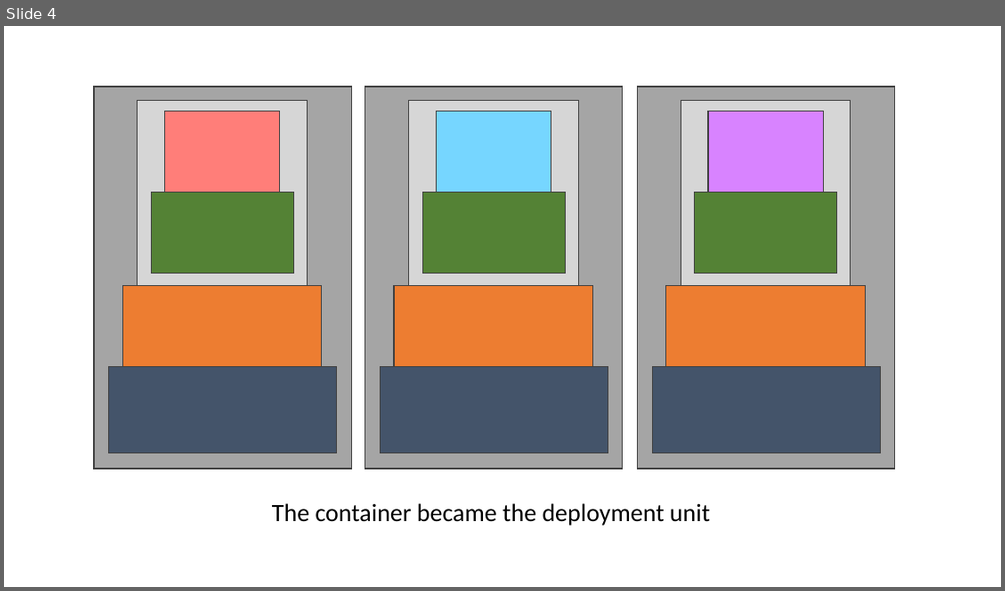
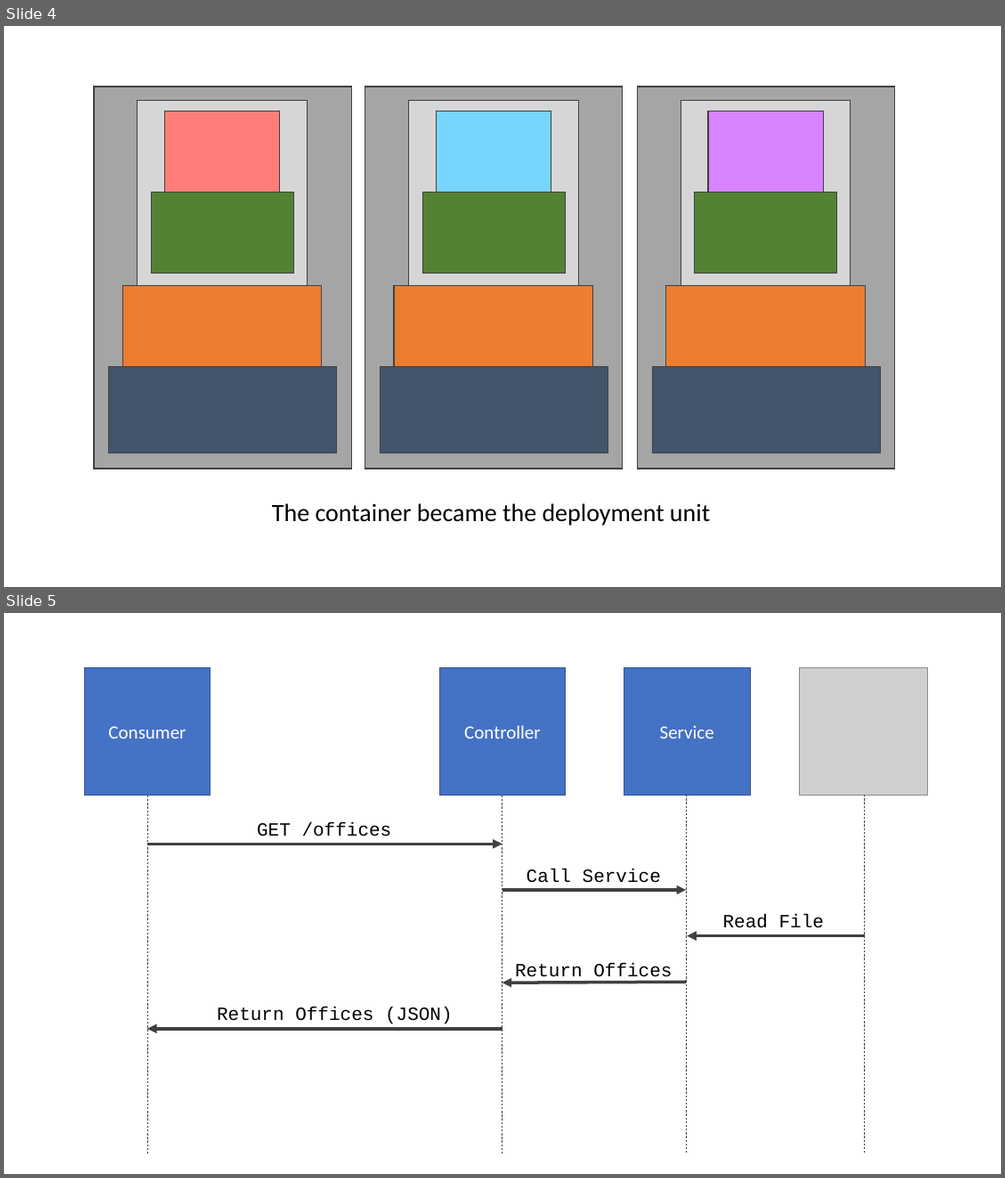
Before and after one commit to albertattard/spring-boot-camp, a slide deck: assets/images/Images.pptx. Shown one above the other, each under a label of ours: slide 4 before the commit, slides 4 and 5 after it. The pictures are 1005x591 and 1005x1178 pixels, drawn with LibreOffice and Linux fonts; fonts in the diff are those of the drawing; grey boxes stand for pictures. Boxes give left, top, right and bottom in pixels: in the first picture for what was removed or moved away, otherwise in the second. Text is boxed around its words. In the diff, an @@ line names an element or a change of style, - is before the commit and + after.

```diff
--- a/assets/images/Images.pptx
+++ b/assets/images/Images.pptx
@@ slide 5 added at <box>4,613,1001,1174</box>, background #FFFFFF @@
@@ rectangle added at <box>84,667,210,795</box>, fill #4472C4, outline #325491 1 pt, 18 pt, text #FFFFFF @@
+Consumer
@@ rectangle added at <box>439,667,566,795</box>, fill #4472C4, outline #325491 1 pt, 18 pt, text #FFFFFF @@
+Controller
@@ rectangle added at <box>624,667,751,795</box>, fill #4472C4, outline #325491 1 pt, 18 pt, text #FFFFFF @@
+Service
@@ picture added at <box>800,667,928,795</box> @@
@@ line added from (147, 795) to (147, 1153), #404040 0.5 pt dashed @@
@@ line added from (502, 795) to (502, 1153), #404040 0.5 pt dashed @@
@@ line added from (686, 795) to (686, 1152), #404040 0.5 pt dashed @@
@@ line added from (865, 795) to (865, 1152), #404040 0.5 pt dashed @@
@@ text added at <box>257,822,392,836</box>, 18 pt, text #000000 @@
+GET /offices
@@ arrow added from (147, 844) to (502, 844), #404040 3 pt @@
@@ text added at <box>526,868,661,883</box>, 18 pt, text #000000 @@
+Call Service
@@ arrow added from (502, 890) to (686, 890), #404040 3 pt @@
@@ text added at <box>723,914,824,928</box>, 18 pt, text #000000 @@
+Read File
@@ arrow added from (865, 936) to (687, 936), #404040 3 pt @@
@@ arrow added from (686, 981) to (502, 982), #404040 3 pt @@
@@ text added at <box>515,963,672,982</box>, 18 pt, text #000000 @@
+Return Offices
@@ text added at <box>217,1007,453,1024</box>, 18 pt, text #000000 @@
+Return Offices (JSON)
@@ arrow added from (502, 1029) to (147, 1029), #404040 3 pt @@
```
Also in this commit, not shown: 4 other files.
